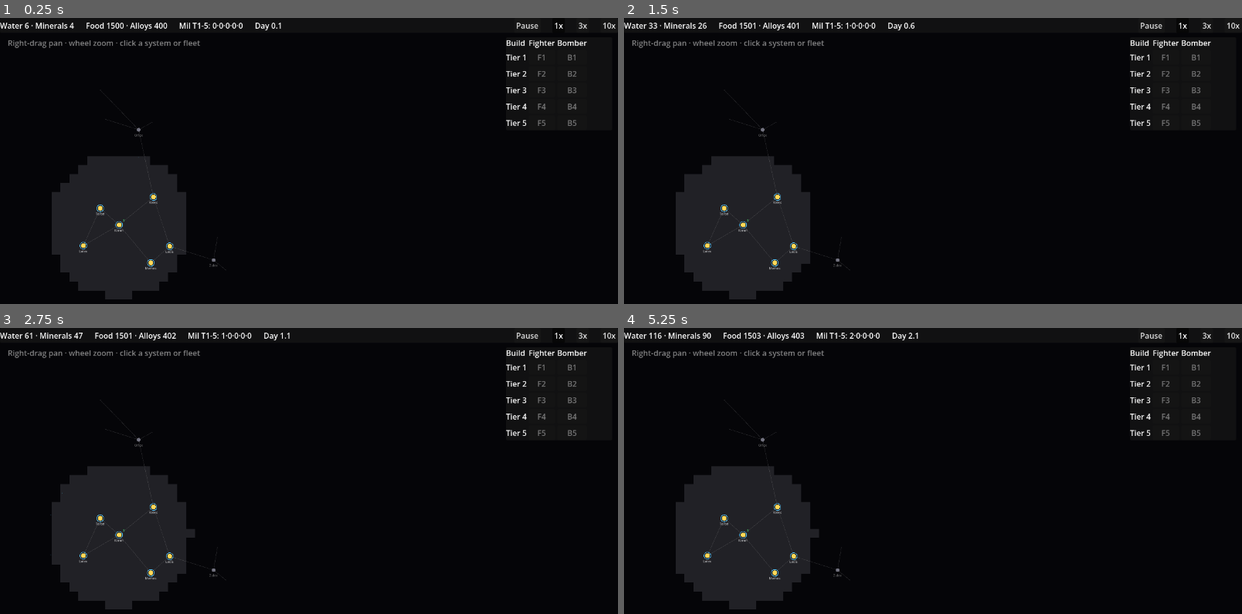
Above: before the commit, frames 1-4 (two rows, left to right).
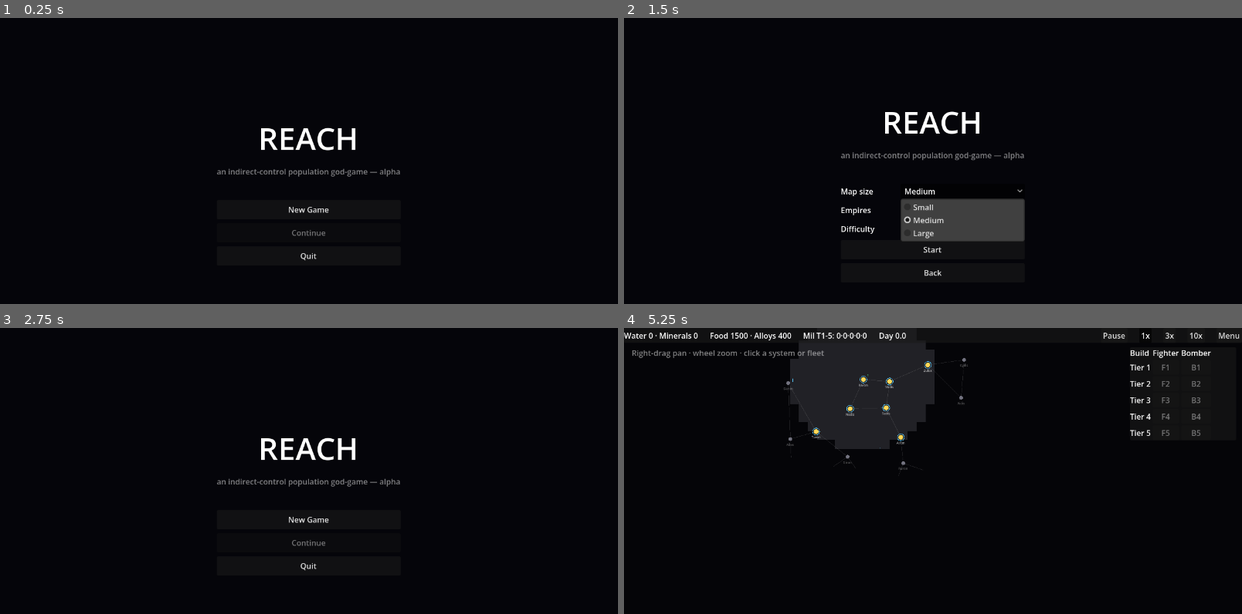
Above: after the commit, the same moments.

Repository: evyatarmitz/reach
Game: Godot game, scene res://menu/menu.tscn
Same seed, same stepped clock (60 frames per second), same inputs: the game is played once before the commit and once after it. Before the commit the project starts from res://game/main.tscn.
Inputs (mouse positions are in pixels of both pictures, inside the frame that each line leads up to):
- Up to frame 1 (0.25 s): no input
- Up to frame 2 (1.5 s): click (933, 209) at 0.5 s, where only the run after the commit has a clickable "New Game"; click (963, 192) at 1.25 s, where only the run after the commit has a clickable "Medium"
- Up to frame 3 (2.75 s): click (309, 582) at 2 s, where only the run after the commit has a clickable "Back"
- Up to frame 4 (5.25 s): click (933, 519) at 2.75 s, where only the run after the commit has a clickable "New Game"; click (963, 539) at 3.5 s, where only the run after the commit has a clickable "Normal"; click (963, 539) at 4.25 s, where only the run after the commit has a clickable "Normal"; click (933, 559) at 5 s, where only the run after the commit has a clickable "Start"

The runs differ from the first frame. In frame 1, 11% of the frame differs, in the area x 0-100%, y 1-99%; in frame 2, 15%; in frame 3, 12%; in frame 4, 17%, in the area x 4-100%, y 1-99%.

Commit message:
0.34.0 - landing page, settings, in-game menu, game-over (the alpha shell)
- Main menu scene (now the project's main scene): title, New Game (map size:
  Small/Medium/Large, empires 2-6, difficulty Easy/Normal/Hard -> ai_efficiency),
  Continue (enabled when a save exists), Quit. New Game seeds a random map and
  fills Session.config; Continue sets Session.load_path.
- Main._ready honours a pending load (loads the save after UI/camera exist);
  _compute_map_bounds factored out so a loaded map reframes correctly.
- In-game "Menu" button opens an overlay: Resume / Save game / Quit to menu.
  (F5/F9 quick save/load still work.)
- Game-over: defeat when the player holds no colonies, victory when only the
  player does — pauses and shows the overlay.
- Autoshot routes through the menu (deferred scene change); --menushot captures
  the landing page.
- 116 tests still pass; menu + game verified by screenshot. This completes the
  alpha shell (menu + settings + save/load + difficulty + win/lose).

Diff:
--- a/desktop/game/main.gd
+++ b/desktop/game/main.gd
@@ -68,6 +68,11 @@
 var depot_btn: Button
 var ship_f_btns: Array = []   # fighter build buttons, tier 1-5
 var ship_b_btns: Array = []   # bomber build buttons, tier 1-5
+var menu_overlay: PanelContainer
+var overlay_title: Label
+var overlay_resume: Button
+var overlay_save: Button
+var _game_over := false
 var planet_list: VBoxContainer
 var _planet_rows: Array = []   # [Button, planet_id] rows for the open system
 var _panel_system := -1        # which system the planet list was built for
@@ -76,7 +81,8 @@
 func _ready() -> void:
 	# Black space so fogged (unseen) area reads as truly dark, not grey.
 	RenderingServer.set_default_clear_color(Color(0.02, 0.02, 0.03))
-	# New game from the menu's settings, or the default demo map.
+	# New game from the menu's settings, or the default demo map. (A pending load
+	# replaces this after the UI/camera exist.)
 	if not Session.config.is_empty():
 		sim = Sim.generate_map(Session.config)
 	else:
@@ -84,6 +90,10 @@
 	player_empire_id = sim.empires.keys()[0]  # first empire = human player
 	_build_ui()
 	_init_camera()
+	if Session.load_path != "":
+		var p := Session.load_path
+		Session.load_path = ""
+		load_game(p)
 	if "--autoshot" in OS.get_cmdline_user_args():
 		_autoshot()
 
@@ -119,6 +129,7 @@
 	_fog_seen = {}
 	for k in d.fog_seen:
 		_fog_seen[k] = true
+	_compute_map_bounds()
 	_galaxy_cam_pos = Vector2(d.cx, d.cy)
 	_galaxy_cam_zoom = d.cz
 	view_system_id = -1
@@ -129,11 +140,7 @@
 	return true
 
 
-func _init_camera() -> void:
-	cam = Camera2D.new()
-	add_child(cam)
-	cam.make_current()
-	# Frame the whole galaxy: center on the map's midpoint, zoom to fit.
+func _compute_map_bounds() -> void:
 	var lo := Vector2(INF, INF)
 	var hi := Vector2(-INF, -INF)
 	for sys in sim.systems.values():
@@ -141,9 +148,17 @@
 		hi = hi.max(sys.map_pos)
 	_map_lo = lo
 	_map_hi = hi
+
+
+func _init_camera() -> void:
+	cam = Camera2D.new()
+	add_child(cam)
+	cam.make_current()
+	# Frame the whole galaxy: center on the map's midpoint, zoom to fit.
+	_compute_map_bounds()
 	var vp := get_viewport_rect().size
-	var span := (hi - lo) + Vector2(240, 240)  # margin so edge systems aren't clipped
-	_galaxy_cam_pos = (lo + hi) * 0.5
+	var span := (_map_hi - _map_lo) + Vector2(240, 240)  # margin
+	_galaxy_cam_pos = (_map_lo + _map_hi) * 0.5
 	_galaxy_cam_zoom = clampf(minf(vp.x / span.x, vp.y / span.y),
 		ZOOM_MIN, ZOOM_MAX)
 
@@ -162,9 +177,31 @@
 		_border_timer = BORDER_REFRESH
 		_recompute_borders()
 	_update_hover()
+	_check_game_over()
 	_apply_camera()
 	_refresh_ui()
 	queue_redraw()
+
+
+# Defeat when the player holds no colonies; victory when only the player does.
+func _check_game_over() -> void:
+	if _game_over:
+		return
+	var player_has := false
+	var rival_has := false
+	for c in sim.colonies:
+		if c.empire_id == player_empire_id:
+			player_has = true
+		else:
+			rival_has = true
+	if player_has and rival_has:
+		return
+	_game_over = true
+	speed_idx = 0
+	menu_overlay.visible = true
+	overlay_resume.visible = false
+	overlay_save.visible = false
+	overlay_title.text = "Victory!" if player_has else "Defeated"
 
 
 func _update_hover() -> void:
@@ -681,6 +718,11 @@
 		bar.add_child(b)
 		speed_buttons.append(b)
 
+	var menu_btn := Button.new()
+	menu_btn.text = "Menu"
+	menu_btn.pressed.connect(func() -> void: menu_overlay.visible = not menu_overlay.visible)
+	bar.add_child(menu_btn)
+
 	panel = PanelContainer.new()
 	layer.add_child(panel)
 	# Explicit anchors/offsets — the preset helpers size from the internal
@@ -739,6 +781,45 @@
 	vbox.add_child(split_btn)
 
 	_build_ship_panel(layer)
+	_build_menu_overlay(layer)
+
+
+func _build_menu_overlay(layer: CanvasLayer) -> void:
+	menu_overlay = PanelContainer.new()
+	menu_overlay.set_anchors_preset(Control.PRESET_CENTER)
+	menu_overlay.anchor_left = 0.5
+	menu_overlay.anchor_right = 0.5
+	menu_overlay.anchor_top = 0.5
+	menu_overlay.anchor_bottom = 0.5
+	menu_overlay.offset_left = -130
+	menu_overlay.offset_right = 130
+	menu_overlay.offset_top = -110
+	menu_overlay.offset_bottom = 110
+	menu_overlay.visible = false
+	layer.add_child(menu_overlay)
+	var v := VBoxContainer.new()
+	v.add_theme_constant_override("separation", 10)
+	menu_overlay.add_child(v)
+	overlay_title = Label.new()
+	overlay_title.text = "Paused"
+	overlay_title.horizontal_alignment = HORIZONTAL_ALIGNMENT_CENTER
+	overlay_title.add_theme_font_size_override("font_size", 28)
+	v.add_child(overlay_title)
+	overlay_resume = Button.new()
+	overlay_resume.text = "Resume"
+	overlay_resume.pressed.connect(func() -> void: menu_overlay.visible = false)
+	v.add_child(overlay_resume)
+	overlay_save = Button.new()
+	overlay_save.text = "Save game"
+	overlay_save.pressed.connect(func() -> void:
+		save_game()
+		overlay_save.text = "Saved!")
+	v.add_child(overlay_save)
+	var quit := Button.new()
+	quit.text = "Quit to menu"
+	quit.pressed.connect(func() -> void:
+		get_tree().change_scene_to_file("res://menu/menu.tscn"))
+	v.add_child(quit)
 
 
 # Top-right shipyard: a Fighter and Bomber build button per tier 1-5. Each click
--- /dev/null
+++ b/desktop/menu/menu.gd
@@ -0,0 +1,136 @@
+extends Control
+
+# Landing page: New Game (with map size / empires / difficulty), Continue (if a
+# save exists), Quit. Sets Session.config / Session.load_path, then loads the game.
+
+const SAVE_PATH := "user://reach_save.json"
+const SIZES := [["Small", 30], ["Medium", 50], ["Large", 80]]
+const EMPIRES := [2, 3, 4, 5, 6]
+const DIFFS := [["Easy", 0.6], ["Normal", 1.0], ["Hard", 1.5]]
+
+var _main_box: VBoxContainer
+var _settings_box: VBoxContainer
+var _size_opt: OptionButton
+var _empire_opt: OptionButton
+var _diff_opt: OptionButton
+
+
+func _ready() -> void:
+	# Screenshot/verification tool skips the menu straight into a default game.
+	if "--autoshot" in OS.get_cmdline_user_args():
+		get_tree().change_scene_to_file.call_deferred("res://game/main.tscn")
+		return
+	var bg := ColorRect.new()
+	bg.color = Color(0.02, 0.02, 0.04)
+	bg.set_anchors_preset(Control.PRESET_FULL_RECT)
+	add_child(bg)
+
+	var center := CenterContainer.new()
+	center.set_anchors_preset(Control.PRESET_FULL_RECT)
+	add_child(center)
+	var col := VBoxContainer.new()
+	col.add_theme_constant_override("separation", 14)
+	col.custom_minimum_size = Vector2(320, 0)
+	center.add_child(col)
+
+	var title := Label.new()
+	title.text = "REACH"
+	title.horizontal_alignment = HORIZONTAL_ALIGNMENT_CENTER
+	title.add_theme_font_size_override("font_size", 64)
+	col.add_child(title)
+	var sub := Label.new()
+	sub.text = "an indirect-control population god-game — alpha"
+	sub.horizontal_alignment = HORIZONTAL_ALIGNMENT_CENTER
+	sub.modulate = Color(1, 1, 1, 0.5)
+	col.add_child(sub)
+	var spacer := Control.new()
+	spacer.custom_minimum_size = Vector2(0, 20)
+	col.add_child(spacer)
+
+	# Main buttons.
+	_main_box = VBoxContainer.new()
+	_main_box.add_theme_constant_override("separation", 8)
+	col.add_child(_main_box)
+	var new_btn := _big_button("New Game")
+	new_btn.pressed.connect(_show_settings)
+	_main_box.add_child(new_btn)
+	var cont := _big_button("Continue")
+	cont.disabled = not FileAccess.file_exists(SAVE_PATH)
+	cont.pressed.connect(_on_continue)
+	_main_box.add_child(cont)
+	var quit := _big_button("Quit")
+	quit.pressed.connect(func() -> void: get_tree().quit())
+	_main_box.add_child(quit)
+
+	# Settings (hidden until New Game).
+	_settings_box = VBoxContainer.new()
+	_settings_box.add_theme_constant_override("separation", 8)
+	_settings_box.visible = false
+	col.add_child(_settings_box)
+	_size_opt = _labeled_option("Map size", SIZES.map(func(s): return s[0]), 1)
+	_empire_opt = _labeled_option("Empires", EMPIRES.map(func(n): return str(n)), 2)
+	_diff_opt = _labeled_option("Difficulty", DIFFS.map(func(d): return d[0]), 1)
+	var start := _big_button("Start")
+	start.pressed.connect(_on_start)
+	_settings_box.add_child(start)
+	var back := _big_button("Back")
+	back.pressed.connect(func() -> void:
+		_settings_box.visible = false
+		_main_box.visible = true)
+	_settings_box.add_child(back)
+
+	if "--menushot" in OS.get_cmdline_user_args():
+		_menushot()
+
+
+func _menushot() -> void:
+	_show_settings()   # capture the settings panel (the interesting bit)
+	await RenderingServer.frame_post_draw
+	await RenderingServer.frame_post_draw
+	get_viewport().get_texture().get_image().save_png("user://menushot.png")
+	get_tree().quit()
+
+
+func _big_button(text: String) -> Button:
+	var b := Button.new()
+	b.text = text
+	b.custom_minimum_size = Vector2(0, 40)
+	return b
+
+
+func _labeled_option(label: String, items: Array, default_idx: int) -> OptionButton:
+	var row := HBoxContainer.new()
+	var l := Label.new()
+	l.text = label
+	l.custom_minimum_size = Vector2(120, 0)
+	row.add_child(l)
+	var opt := OptionButton.new()
+	opt.size_flags_horizontal = Control.SIZE_EXPAND_FILL
+	for it in items:
+		opt.add_item(it)
+	opt.selected = default_idx
+	row.add_child(opt)
+	_settings_box.add_child(row)
+	return opt
+
+
+func _show_settings() -> void:
+	_main_box.visible = false
+	_settings_box.visible = true
+
+
+func _on_start() -> void:
+	Session.load_path = ""
+	Session.config = {
+		"system_count": SIZES[_size_opt.selected][1],
+		"empire_count": EMPIRES[_empire_opt.selected],
+		"ai_efficiency": DIFFS[_diff_opt.selected][1],
+		"seed": randi(),
+	}
+	get_tree().change_scene_to_file("res://game/main.tscn")
+
+
+func _on_continue() -> void:
+	Session.config = {}
+	Session.load_path = SAVE_PATH
+	get_tree().change_scene_to_file("res://game/main.tscn")
--- /dev/null
+++ b/desktop/menu/menu.tscn
@@ -0,0 +1,10 @@
+[gd_scene load_steps=2 format=3]
+
+[ext_resource type="Script" path="res://menu/menu.gd" id="1"]
+
+[node name="Menu" type="Control"]
+layout_mode = 3
+anchors_preset = 15
+anchor_right = 1.0
+anchor_bottom = 1.0
+script = ExtResource("1")
--- a/desktop/project.godot
+++ b/desktop/project.godot
@@ -4,7 +4,7 @@
 [application]
 
 config/name="Reach"
-run/main_scene="res://game/main.tscn"
+run/main_scene="res://menu/menu.tscn"
 config/features=PackedStringArray("4.7")
 
 [display]
Not shown, added: desktop/menu/menu.gd.uid
